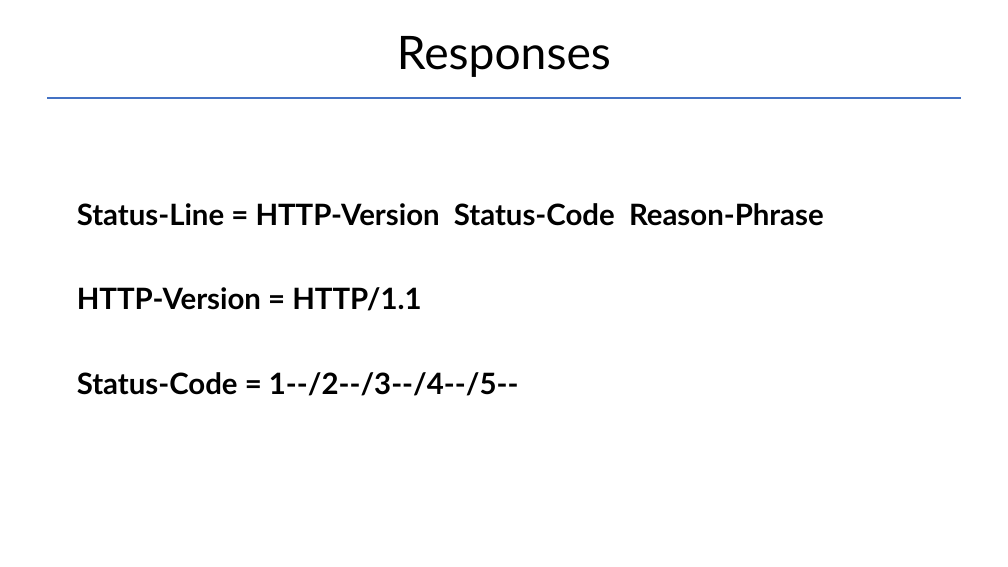
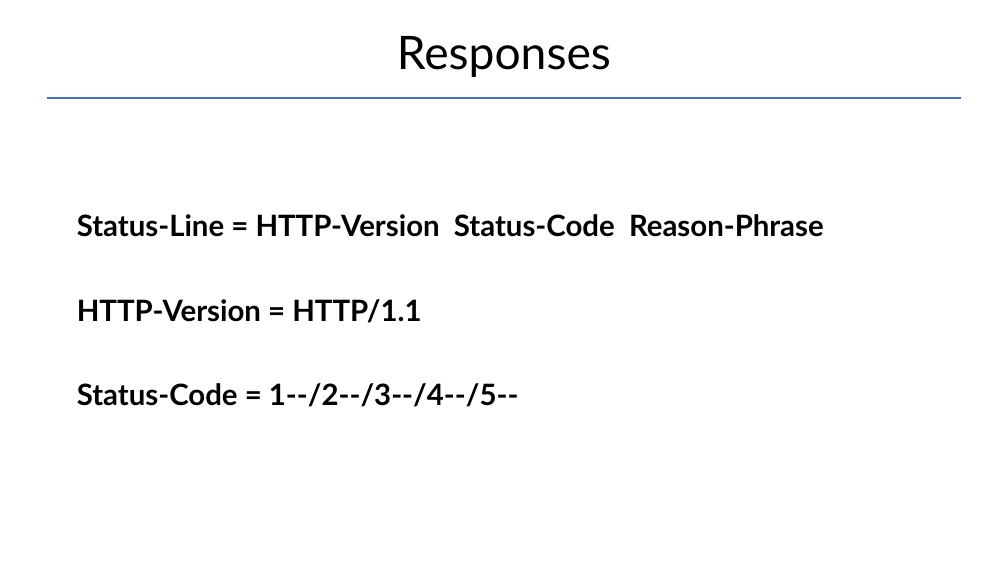
Before and after one commit to Garnik94/Levelup_presentations, a slide deck: slide 13 of Http/Http_presentation.pptx (slide 11 before the commit). Drawn at 1008x567 pixels with LibreOffice and Linux fonts; fonts in the diff are those of the drawing. Boxes give left, top, right and bottom in pixels: in the first picture for what was removed or moved away, otherwise in the second. Text is boxed around its words. In the diff, an @@ line names an element or a change of style, - is before the commit and + after.

```diff
--- a/Http/Http_presentation.pptx
+++ b/Http/Http_presentation.pptx
@@ text "Status-Line = HTTP-Version Status-Code Reason-Phrase" moved from (x1=77, y1=203, x2=824, y2=396) to (x1=77, y1=214, x2=824, y2=407) @@
```
Also in this commit, not shown: 4 other slides changed, 1 other file.
